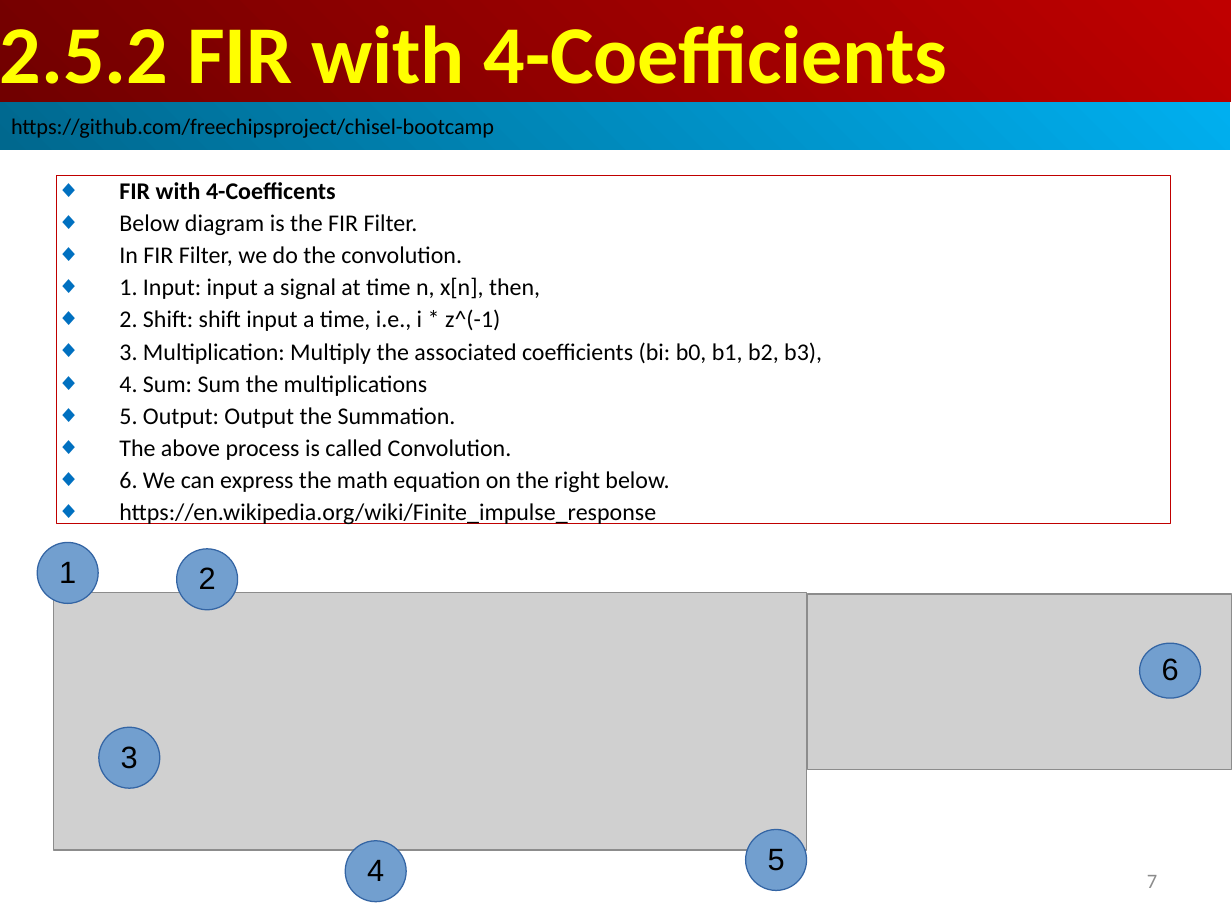
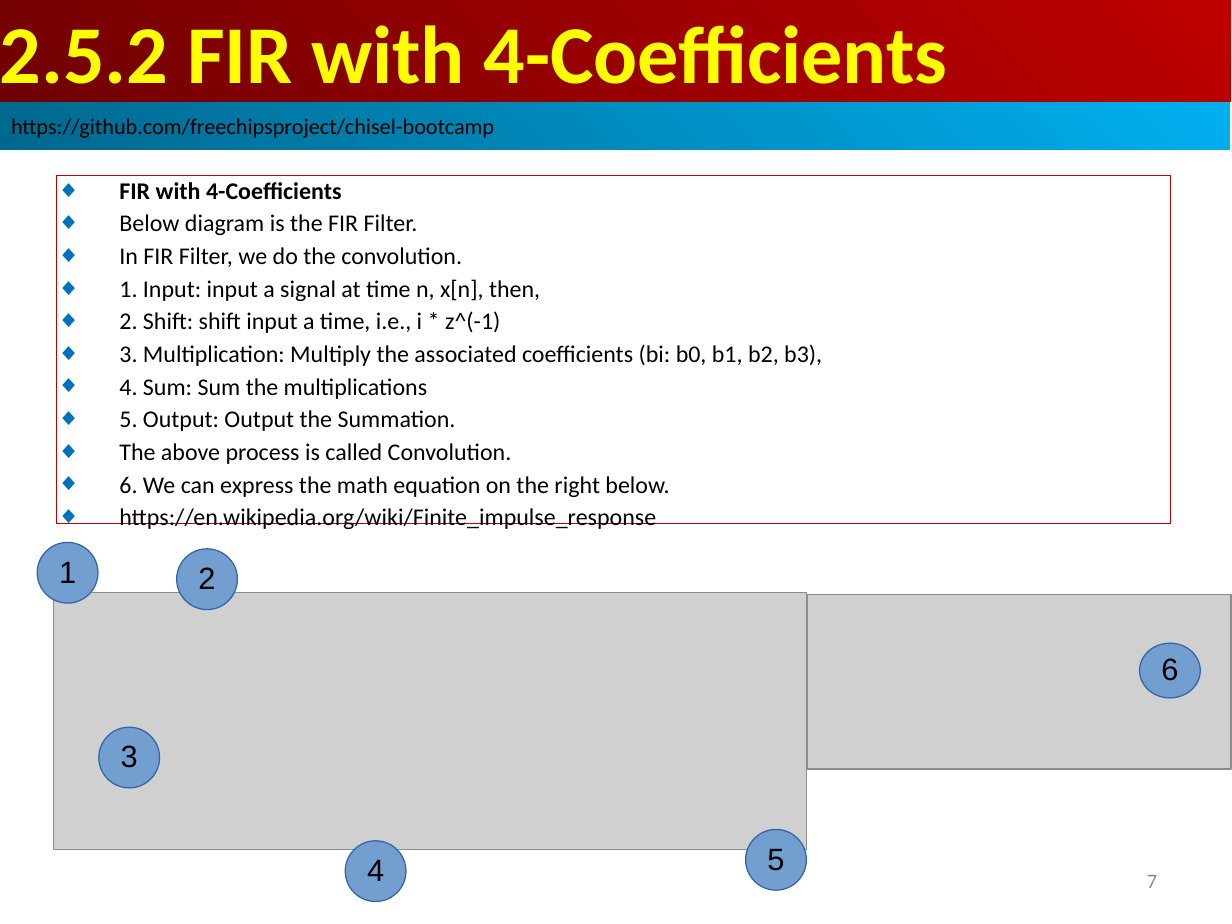
Before and after one commit to peterhchen/AIU_CS800_Chisel, a slide deck: slide 7 of 300_UCB_BC/002.5_FIR_Filter/000_Video/002.5_FIR_Filter.ppt. Drawn at 1232x924 pixels with LibreOffice and Linux fonts; fonts in the diff are those of the drawing; grey boxes stand for pictures. Boxes give left, top, right and bottom in pixels: in the first picture for what was removed or moved away, otherwise in the second. Text is boxed around its words. In the diff, an @@ line names an element or a change of style, - is before the commit and + after.

```diff
--- a/300_UCB_BC/002.5_FIR_Filter/000_Video/002.5_FIR_Filter.ppt
+++ b/300_UCB_BC/002.5_FIR_Filter/000_Video/002.5_FIR_Filter.ppt
@@ text in rectangle at [119,182,342,199]: text changed @@
-◆ FIR with 4-Coefficents
+◆ FIR with 4-Coefficients
```
